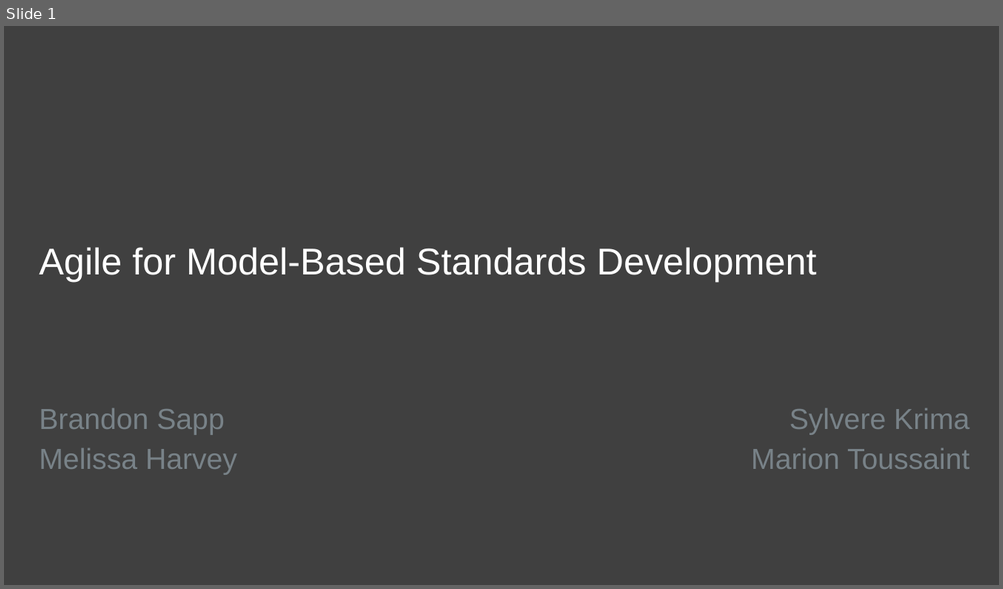
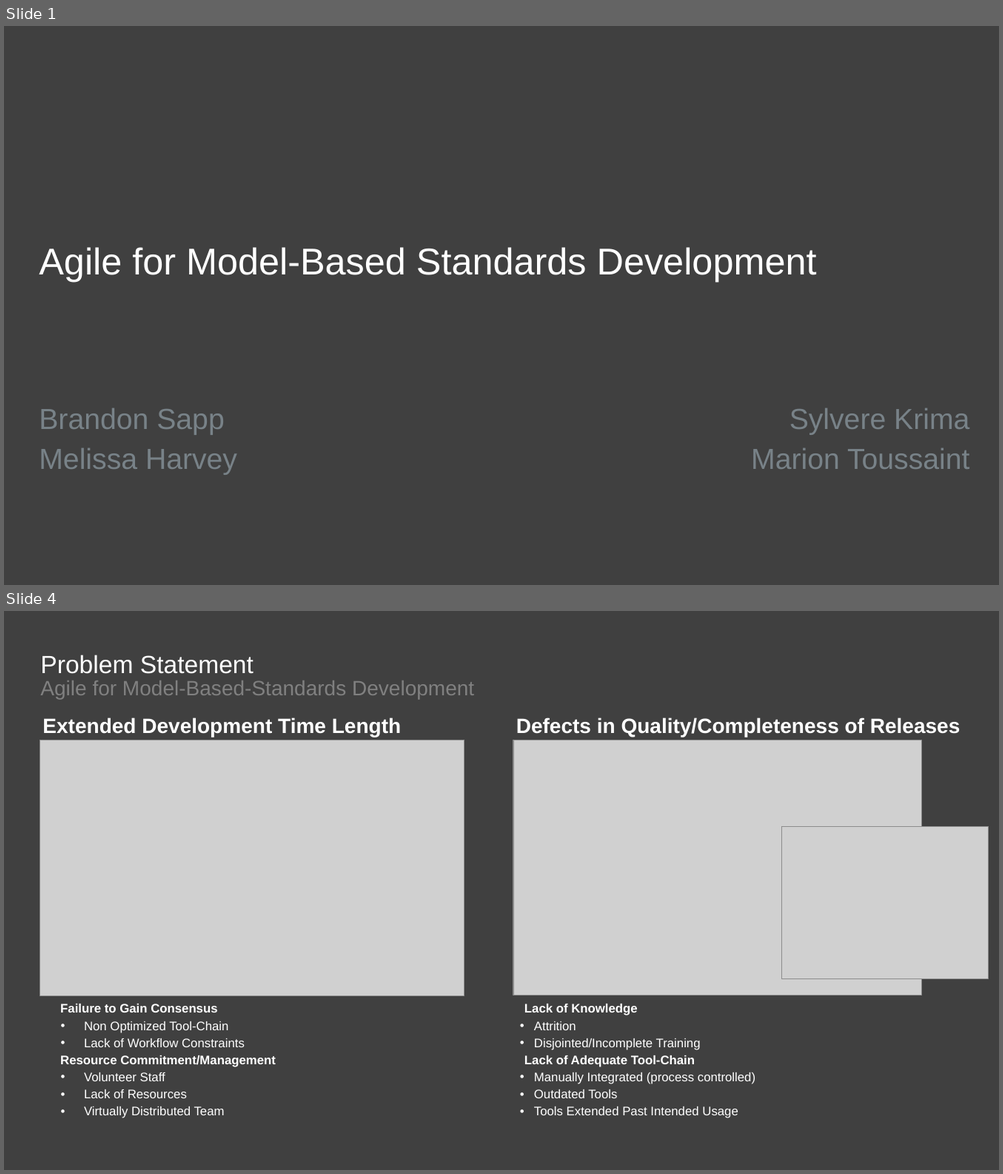
Before and after one commit to agile4mbsd/papers, a slide deck: 01 - Agile for Model-Based Standards Development/D - Presentations/PDES.Presentation.pptx. Shown one above the other, each under a label of ours: slide 1 before the commit, slides 1 and 4 after it; the slides between them are not shown. The pictures are 1003x589 and 1003x1174 pixels, drawn with LibreOffice and Linux fonts; fonts in the diff are those of the drawing; grey boxes stand for pictures; background and template pictures are left out. Boxes give left, top, right and bottom in pixels: in the first picture for what was removed or moved away, otherwise in the second. Text is boxed around its words. In the diff, an @@ line names an element or a change of style, - is before the commit and + after.

```diff
--- a/01 - Agile for Model-Based Standards Development/D - Presentations/PDES.Presentation.pptx
+++ b/01 - Agile for Model-Based Standards Development/D - Presentations/PDES.Presentation.pptx
@@ slide 4 added at box(4, 611, 999, 1170), background #404040 @@
@@ title added at box(40, 655, 253, 674), 24 pt, text #FFFFFF @@
+Problem Statement
@@ text added at box(40, 681, 474, 700), 20 pt, text #808080 @@
+Agile for Model-Based-Standards Development
@@ text added at box(37, 715, 494, 738), fill #404040, 20 pt, text #FFFFFF, bold @@
+  Extended Development Time Length
@@ rectangle added at box(510, 715, 967, 738), fill #404040, 20 pt, text #FFFFFF, bold @@
+  Defects in Quality/Completeness of Releases
@@ picture added at box(40, 740, 464, 996) @@
@@ picture added at box(513, 740, 921, 995) @@
@@ picture added at box(782, 826, 988, 980) @@
@@ text added at box(60, 1004, 276, 1119), 12 pt, text #FFFFFF @@
+  Failure to Gain Consensus
+  • Non Optimized Tool-Chain
+  • Lack of Workflow Constraints
+  Resource Commitment/Management
+  • Volunteer Staff
+  • Lack of Resources
+  • Virtually Distributed Team
@@ text added at box(524, 1004, 755, 1119), 12 pt, text #FFFFFF @@
+  Lack of Knowledge
+  • Attrition
+  • Disjointed/Incomplete Training
+  Lack of Adequate Tool-Chain
+  • Manually Integrated (process controlled)
+  • Outdated Tools
+  • Tools Extended Past Intended Usage
```
Also in this commit, not shown: 2 slides changed, 3 other slides added, 4 slides removed.
